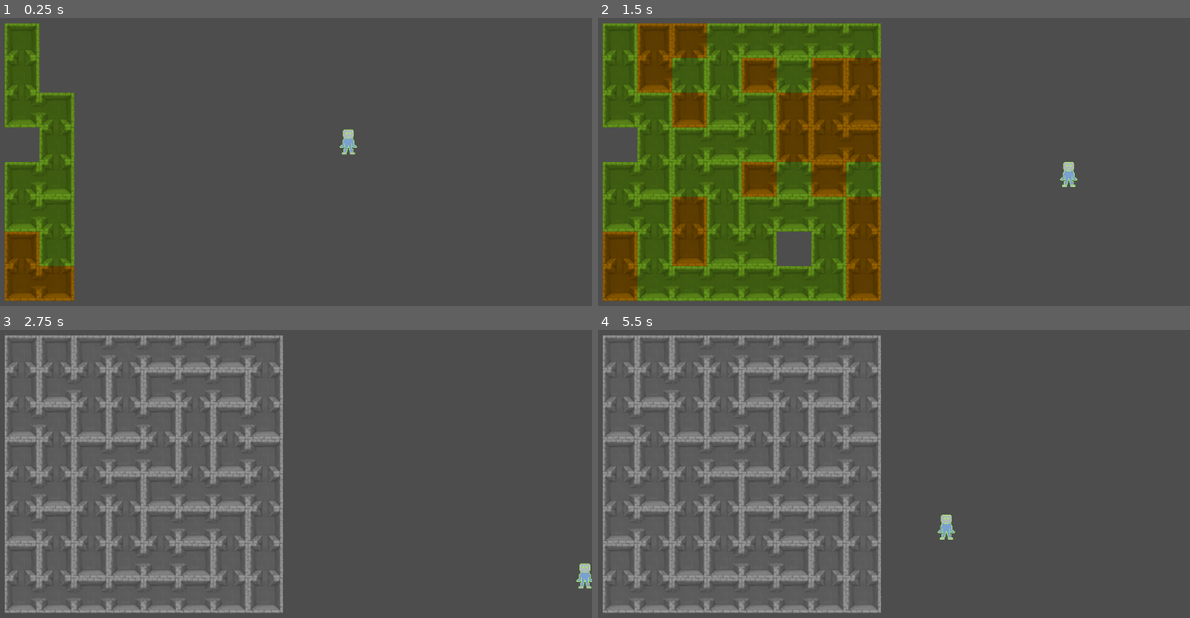
Above: before the commit, frames 1-4 (two rows, left to right).
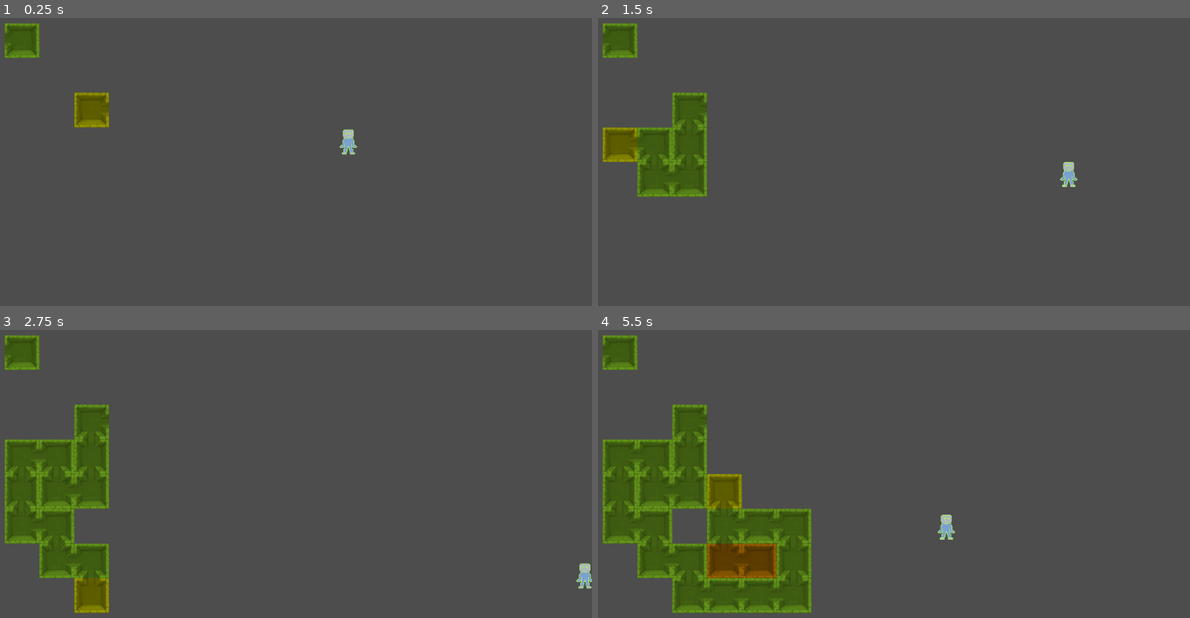
Above: after the commit, the same moments.

Repository: unblinky/maze-game
Game: Godot game, scene res://Main/Main.tscn
The game is run twice, just before and just after one commit, with the same random seed, the same clock (stepped at 60 frames per second) and the same inputs.
Inputs:
- Up to frame 1 (0.25 s): no input
- Up to frame 2 (1.5 s): hold D (move_right) 0.53-1.28 s; hold S (move_down) from 1.28 s (still down)
- Up to frame 3 (2.75 s): release S (move_down) at 2.03 s; hold D (move_right) from 2.03 s (still down)
- Up to frame 4 (5.5 s): release D (move_right) at 2.78 s; hold W (move_up) 2.78-3.53 s; hold A (move_left) 3.53-5.03 s; hold S (move_down) from 5.03 s (still down)

The runs differ from the first frame. In frame 1, 9.3% of the frame differs, in the area x 0-19%, y 5-99%; in frame 2, 41%, in the area x 0-48%, y 1-99%; in frame 3, 21%; in frame 4, 26%.
Error after the commit: Invalid assignment of property or key 'x' with value of type 'Callable' on a base object of type 'Vector2'. (res://Room/Room.gd:30)

Commit message:
Cleaning up the project. Unifying the vocab.

Diff:
--- a/Code/Main/Main.tscn
+++ b/Code/Main/Main.tscn
@@ -7,7 +7,6 @@
 
 [node name="Maze" parent="." instance=ExtResource("1_5cywy")]
 position = Vector2(104, 98)
-await_time = 0.0
 
 [node name="Player" parent="." instance=ExtResource("2_w3s58")]
 position = Vector2(704, 285)
--- a/Code/Maze/Maze.gd
+++ b/Code/Maze/Maze.gd
@@ -5,7 +5,7 @@
 
 @export var bounds: Vector2i = Vector2i(8, 8)
 @export var separation: int = 64
-@export var await_time: float = 0.4
+@export var await_time: float = 0.2
 
 var visited_coords: Array[Vector2i]
 var playhead_coord: Vector2i = Vector2i.ZERO
@@ -20,17 +20,18 @@
 	var visited_rooms: Array[Room] # Grows and shrinks.
 	var visited_grid: Array[Vector2i] # Only grows.
 
+	var starting_coords: Vector2i
+	starting_coords.x = randi_range(0, bounds.x)
+	starting_coords.y = randi_range(0, bounds.y)
+
 	# Create the starting room.
 	var current_room: Room = ROOM.instantiate()
 	add_child(current_room)
-	current_room.grid.x = 0
-	current_room.grid.y = 0
-	current_room.position.x = 0.0
-	current_room.position.y = 0.0
+	current_room.Grid(starting_coords.x, starting_coords.y)
 
 	# Need both.
 	visited_rooms.append(current_room) # Size may grow and shrink.
-	visited_coords.append(Vector2i(current_room.grid.x, current_room.grid.y))
+	visited_coords.append(current_room.grid)
 
 	print("Visited Rooms: ", visited_rooms)
 	print("Visited Coords: ", visited_coords)
@@ -51,27 +52,27 @@
 
 		# As long as our room in NOT located along the the left side?
 		if current_room.grid.x - 1 >= 0:
-			var coord_to_the_west: Vector2i = current_room.grid + Vector2i.LEFT
-			if not visited_coords.has(coord_to_the_west):
-				grid_neighbors.append(coord_to_the_west)
+			var left: Vector2i = current_room.grid + Vector2i.LEFT
+			if not visited_coords.has(left):
+				grid_neighbors.append(left)
 
 		# As long as our room is NOT located along the top side?
 		if current_room.grid.y - 1 >= 0:
-			var coord_to_the_north: Vector2i = current_room.grid + Vector2i.UP
-			if not visited_coords.has(coord_to_the_north):
-				grid_neighbors.append(coord_to_the_north)
+			var up: Vector2i = current_room.grid + Vector2i.UP
+			if not visited_coords.has(up):
+				grid_neighbors.append(up)
 
 		# As long as our room is NOT located along the right side?
 		if current_room.grid.x + 1 < bounds.x:
-			var coords_to_the_east: Vector2i = current_room.grid + Vector2i.RIGHT
-			if not visited_coords.has(coords_to_the_east):
-				grid_neighbors.append(coords_to_the_east)
+			var right: Vector2i = current_room.grid + Vector2i.RIGHT
+			if not visited_coords.has(right):
+				grid_neighbors.append(right)
 
 		# As long as our room is NOT located on the bottom side?
 		if current_room.grid.y + 1 < bounds.y:
-			var coords_to_the_south: Vector2i = current_room.grid + Vector2i.DOWN
-			if not visited_coords.has(coords_to_the_south):
-				grid_neighbors.append(coords_to_the_south)
+			var down: Vector2i = current_room.grid + Vector2i.DOWN
+			if not visited_coords.has(down):
+				grid_neighbors.append(down)
 
 		print("Current Room ", current_room.grid, " has ", grid_neighbors.size(), " new directions to go.", grid_neighbors)
 
@@ -87,9 +88,9 @@
 			var rando: Vector2i = grid_neighbors.pick_random()
 
 			var next_room = ROOM.instantiate()
+			add_child(next_room)
 			next_room.grid = rando
 			next_room.position = rando * separation
-			add_child(next_room)
 			next_room.color = Color.YELLOW
 			visited_rooms.append(next_room)
 			visited_coords.append(Vector2i(next_room.grid))
--- a/Code/Room/Room.gd
+++ b/Code/Room/Room.gd
@@ -1,12 +1,15 @@
 extends Node2D
 class_name Room
 
+@onready var base = $Base
 @onready var passage_left = $PassageLeft
 @onready var passage_right = $PassageRight
 @onready var passage_up = $PassageUp
 @onready var passage_down = $PassageDown
 
+
 var grid: Vector2i
+
 
 var color: Color:
 	set(value):
@@ -19,6 +22,13 @@
 	passage_right.hide()
 	passage_up.hide()
 	passage_down.hide()
+
+
+func Grid(grid_x: int, grid_y: int):
+	grid.x = grid_x
+	grid.y = grid_y
+	position.x = base.texture.get_width
+	position.y = base.texture.get_height
 
 
 func OpenPassage(room: Room):
